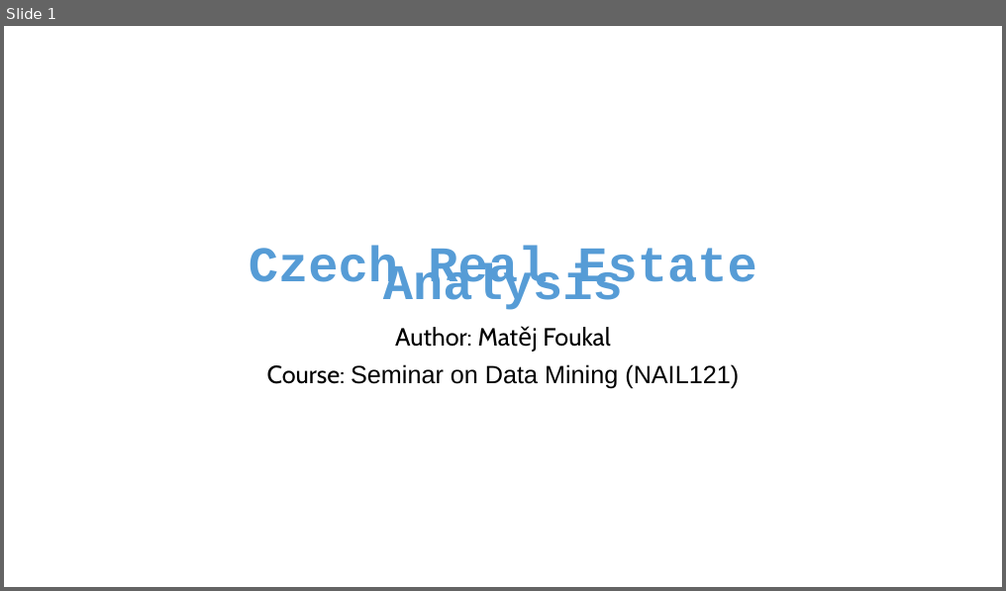
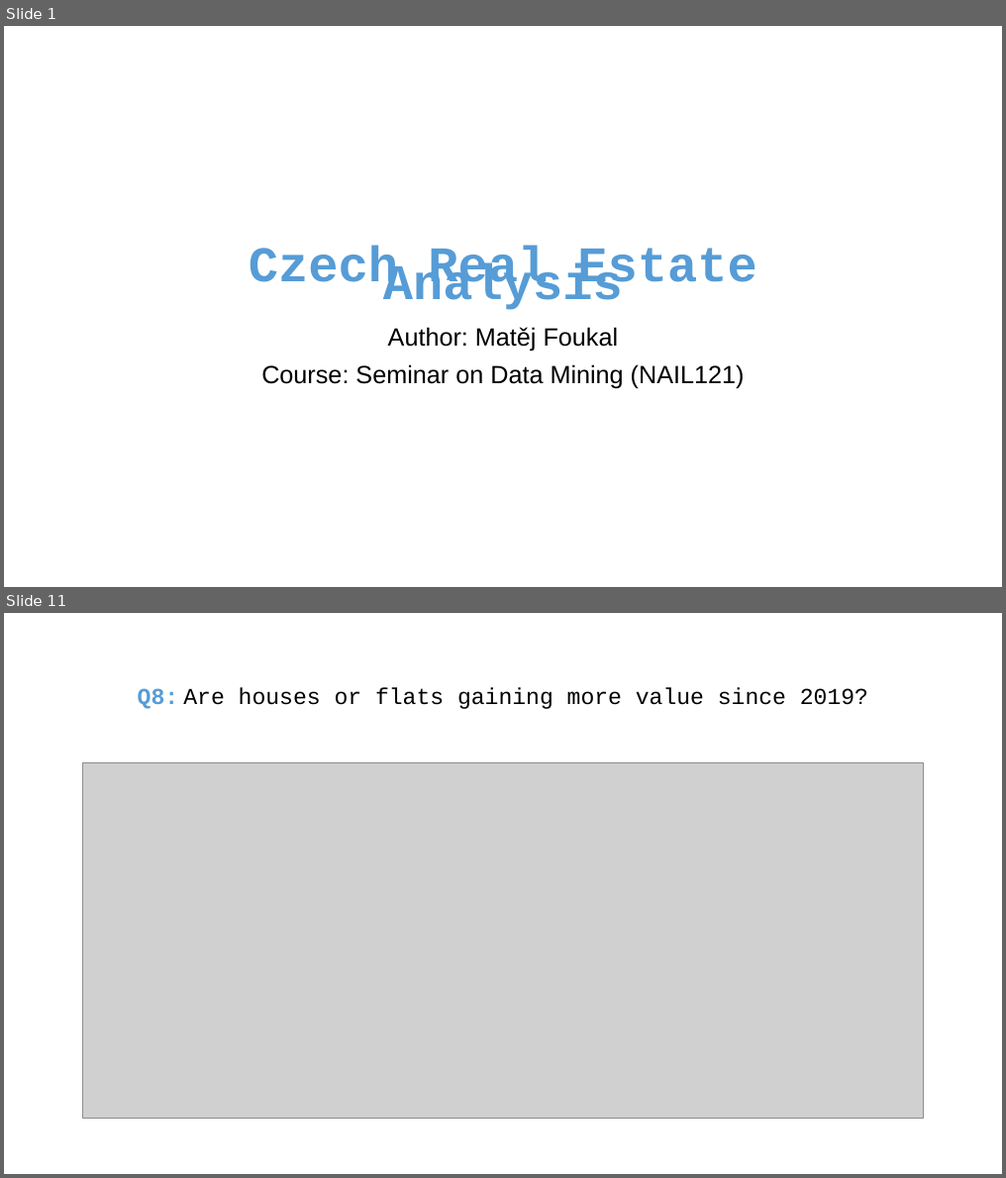
Before and after one commit to MiraZzle/cz-real-estate-analysis, a slide deck: Czech Real Estate Analysis - presentation.pptx. Shown one above the other, each under a label of ours: slide 1 before the commit, slides 1 and 11 after it; the slides between them are not shown. The pictures are 1006x591 and 1006x1178 pixels, drawn with LibreOffice and Linux fonts; fonts in the diff are those of the drawing; grey boxes stand for pictures. Boxes give left, top, right and bottom in pixels: in the first picture for what was removed or moved away, otherwise in the second. Text is boxed around its words. In the diff, an @@ line names an element or a change of style, - is before the commit and + after.

```diff
--- a/Czech Real Estate Analysis - presentation.pptx
+++ b/Czech Real Estate Analysis - presentation.pptx
@@ slide 11 added at [4,613,1002,1174], background #FFFFFF @@
@@ title added at [138,687,868,709], 22 pt, text #000000 @@
+Q8: Are houses or flats gaining more value since 2019?
@@ picture added at [82,762,924,1119] @@
@@ slide 1 changed as well @@
@@ subtitle "Author: Matěj Foukal" at [261,327,745,388]: font Cabin to Arial in "Author: Matěj Foukal", "Course:" @@
```
Also in this commit, not shown: 7 other slides changed, 3 other slides added, 5 slides removed, 11 other files.
